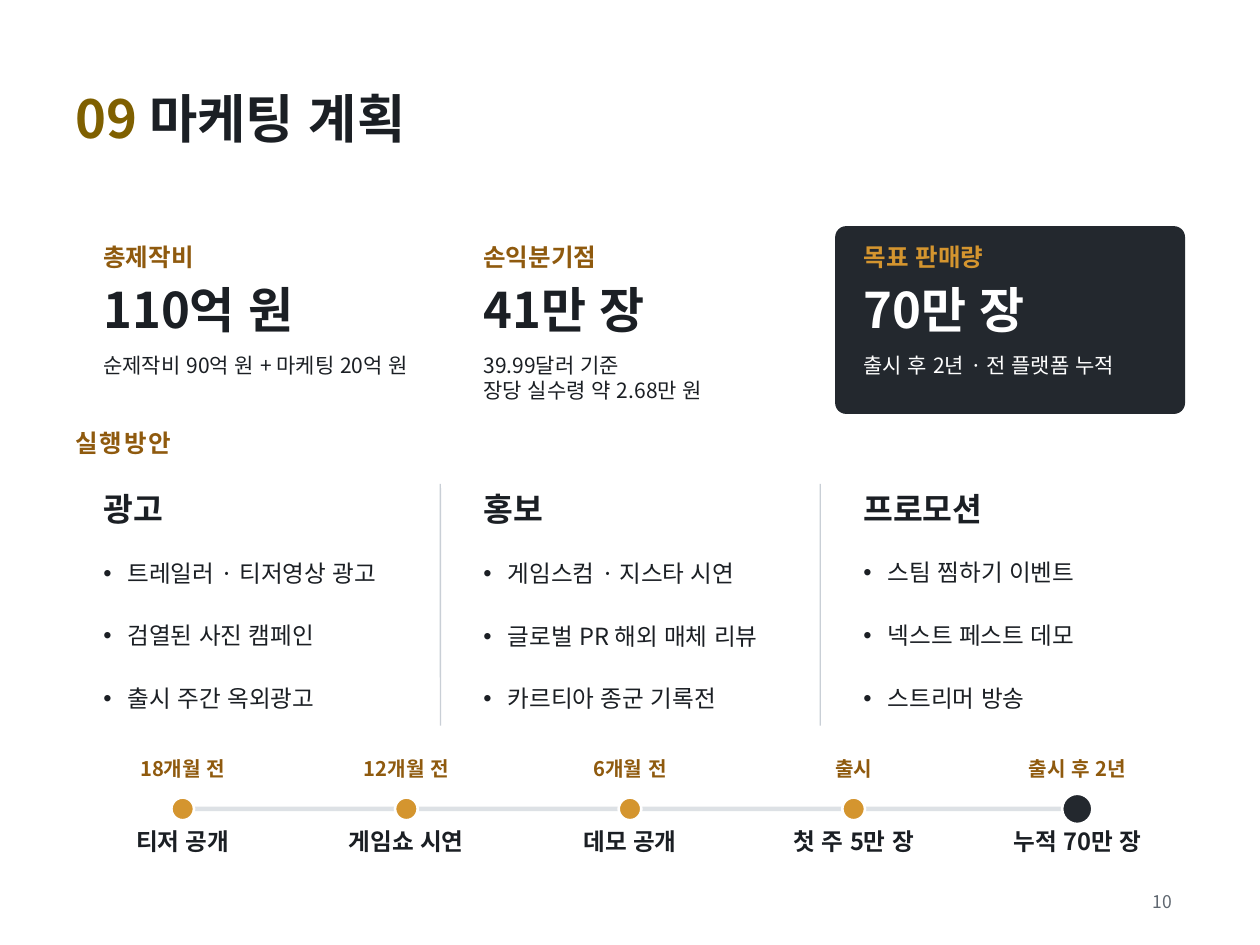
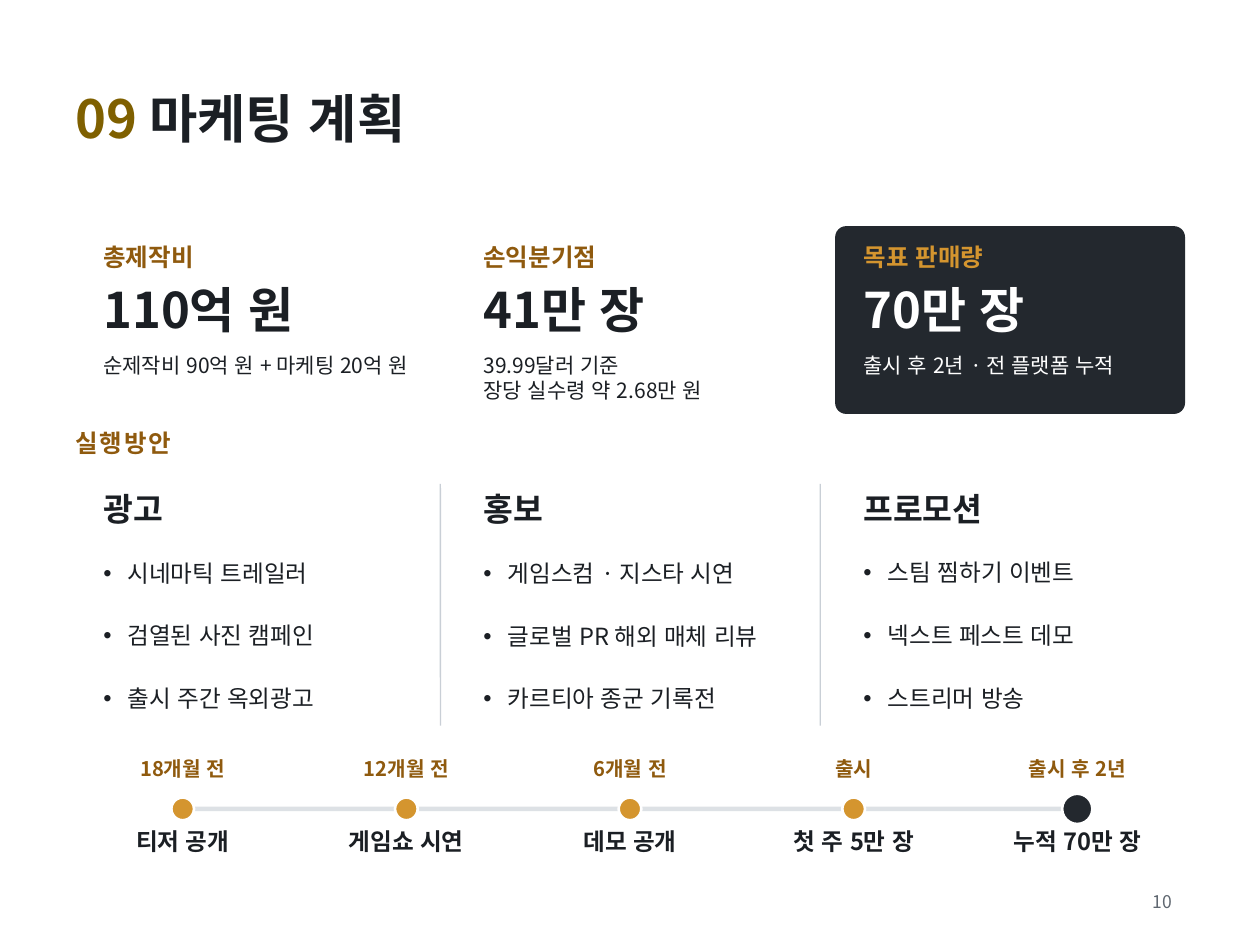
Before and after one commit to golgold/unitybasic, a slide deck: slide 10 of 기획/김민우_게임_FRAME UNDER FIRE.pptx. Drawn at 1260x945 pixels with LibreOffice and Linux fonts; fonts in the diff are those of the drawing. Boxes give left, top, right and bottom in pixels: in the first picture for what was removed or moved away, otherwise in the second. Text is boxed around its words. In the diff, an @@ line names an element or a change of style, - is before the commit and + after.

```diff
--- a/기획/김민우_게임_FRAME UNDER FIRE.pptx
+++ b/기획/김민우_게임_FRAME UNDER FIRE.pptx
@@ text at <box>128,562,308,584</box>: text changed @@
-• 트레일러 · 티저영상 광고
+• 시네마틱 트레일러
```
Also in this commit, not shown: 5 other slides changed.
